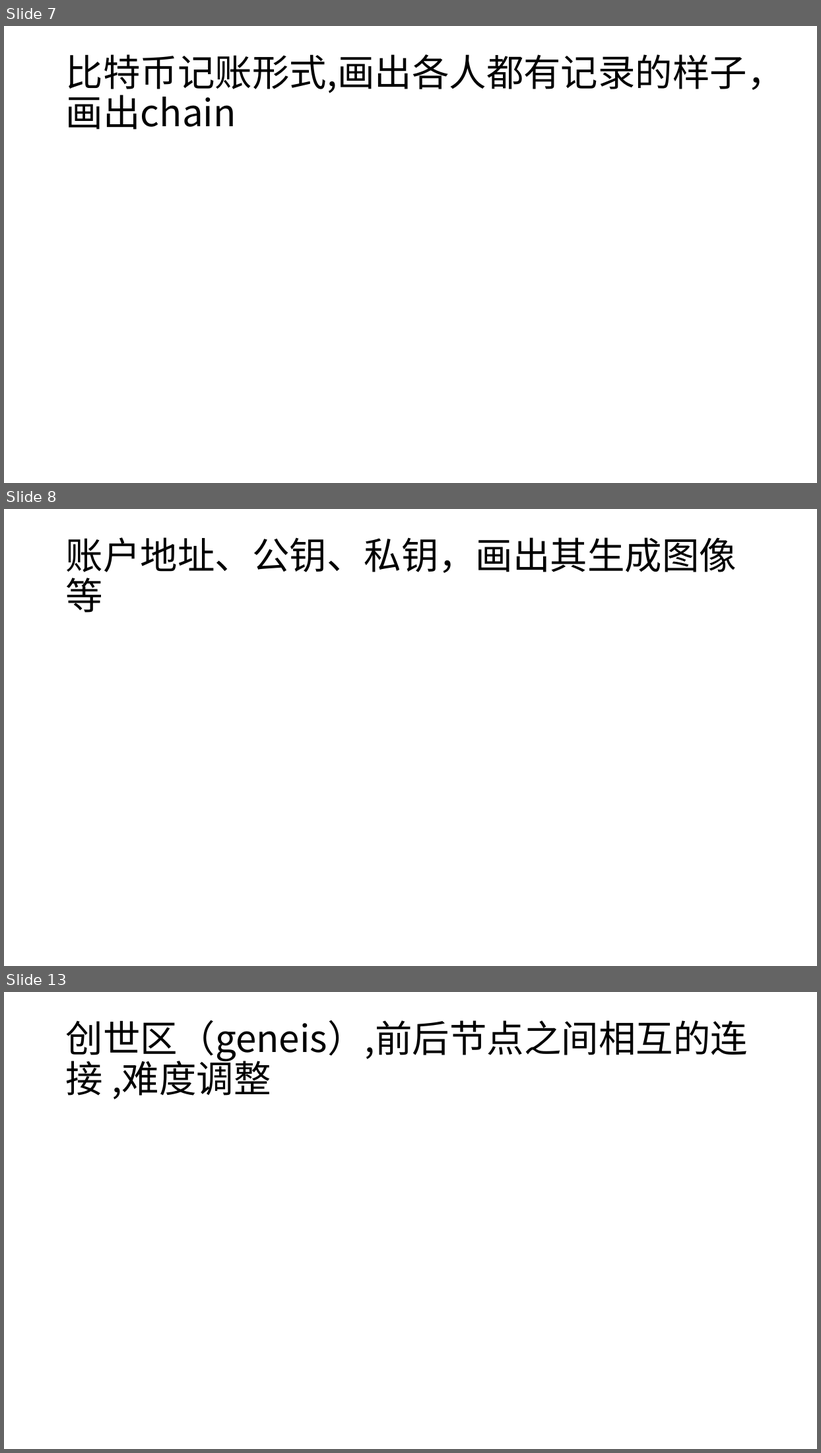
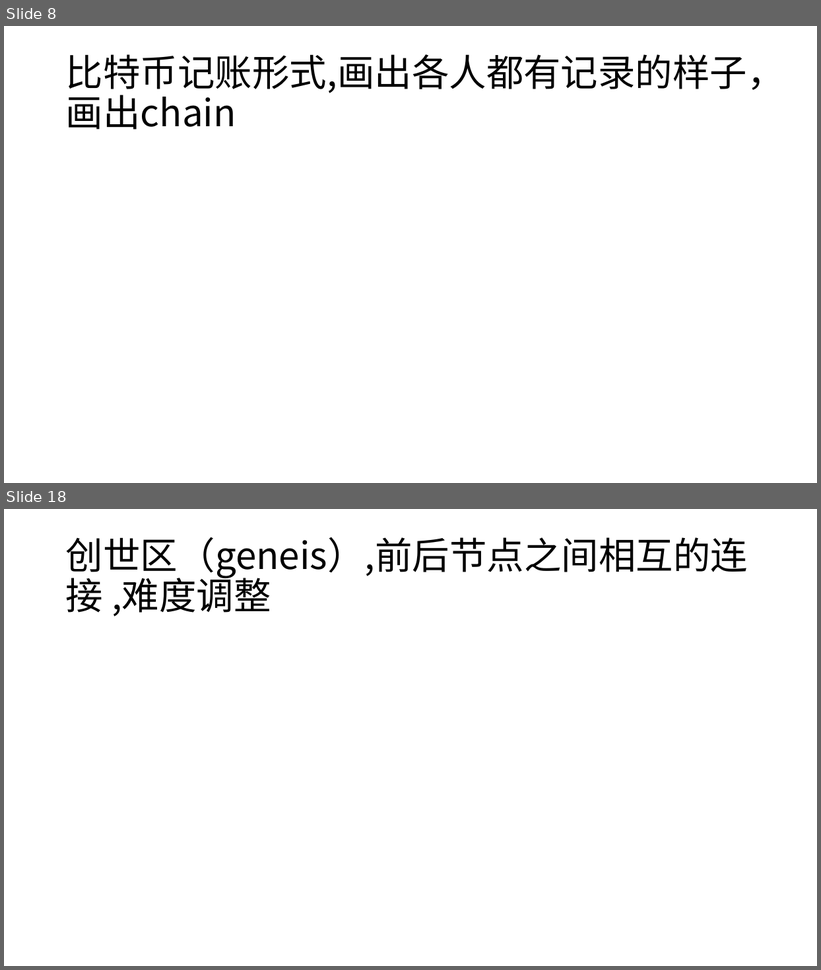
Before and after one commit to tdmm/blockchainppt, a slide deck: blockchain_intrduce.pptx. Shown one above the other, each under a label of ours: slides 7, 8 and 13 before the commit, slides 8 and 18 after it; the slides between them are not shown. The pictures are 821x1453 and 821x970 pixels, drawn with LibreOffice and Linux fonts; fonts in the diff are those of the drawing. Boxes give left, top, right and bottom in pixels: in the first picture for what was removed or moved away, otherwise in the second. Text is boxed around its words. In the diff, an @@ line names an element or a change of style, - is before the commit and + after.

```diff
--- a/blockchain_intrduce.pptx
+++ b/blockchain_intrduce.pptx
@@ slide 8 removed at <box>4,509,817,966</box>, background #FFFFFF @@
@@ title removed at <box>66,537,737,613</box> @@
-账户地址、公钥、私钥，画出其生成图像等
@@ what was slide 7 is now slide 8 @@
@@ what was slide 13 is now slide 18 @@
```
Also in this commit, not shown: 1 slide changed, 11 slides added, 4 other slides removed, 2 other files.
